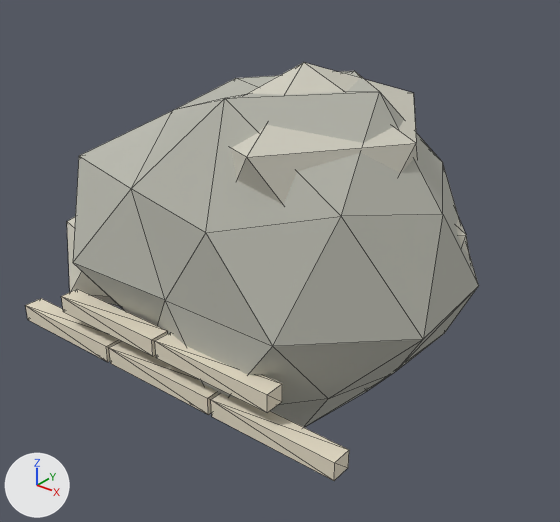
The glTF model assets/game/environment/models/rock_coastal_a.glb, before and after one commit.
One viewpoint serves both versions: a 50 mm lens placed at (2.32, -2.85, 2.5), pointed at (0.07, -0.04, 0.75). The axes (+X, +Y, +Z) are drawn at lower left. The lights are the same throughout. The picture after the commit comes second. Mesh edges are drawn as thin lines. Vertices at exactly the same position are counted once.

The first picture shows 'rock_coastal_a'.
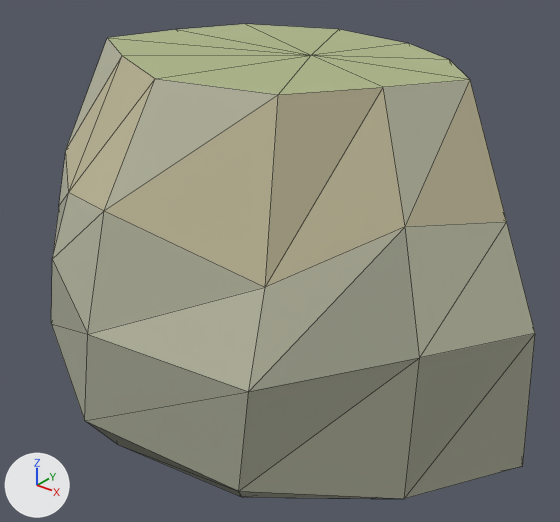
Diff of the bpy script that builds the scene:
```diff
--- a/assets/game/environment/models/rock_coastal_a.glb.py
+++ b/assets/game/environment/models/rock_coastal_a.glb.py
@@ mat_coast_stone_light @@
 mat_coast_stone_light = principled_material('Coast_stone_light')
-mat_coast_stone_light.base_color = (0.64, 0.62, 0.53)  # light grey #d1cec0
+mat_coast_stone_light.base_color = (0.48, 0.48, 0.36)  # grey #b8b8a2
 mat_coast_stone_light.roughness = 0.85
@@ mat_coast_stone @@
 mat_coast_stone = principled_material('Coast_stone')
-mat_coast_stone.base_color = (0.48, 0.48, 0.42)  # grey #b8b8ad
+mat_coast_stone.base_color = (0.36, 0.37, 0.28)  # grey #a2a490
 mat_coast_stone.roughness = 0.85
@@ mat_coast_sand @@
 mat_coast_sand = principled_material('Coast_sand')
-mat_coast_sand.base_color = (0.79, 0.72, 0.57)  # pale yellow #e6ddc7
+mat_coast_sand.base_color = (0.53, 0.49, 0.32)  # beige #c0ba99
 mat_coast_sand.roughness = 0.85
@@ mat_coast_stone_dark @@
+mat_coast_stone_dark = principled_material('Coast_stone_dark')
+mat_coast_stone_dark.base_color = (0.24, 0.25, 0.19)  # grey #868979
+mat_coast_stone_dark.roughness = 0.85
@@ mat_coast_sage @@
+mat_coast_sage = principled_material('Coast_sage')
+mat_coast_sage.base_color = (0.42, 0.47, 0.25)  # greyish green #adb689
+mat_coast_sage.roughness = 0.85
@@ me_icosphere_138 @@
 # used by ob_rock_coastal_a; location = (0.0, 0.0, 0.0)
-me_icosphere_138.from_pydata(...)  # 130 vertices, 220 faces; spans x -1.09..1.09, y -0.86..0.86, z 0.0..1.8
+me_icosphere_138.from_pydata(...)  # 56 vertices, 108 faces; spans x -1.47..1.47, y -1.13..1.13, z 0.0..1.8
+# me_icosphere_138 part 1: the loose piece of 42 vertices spanning x -0.95..1.09, y -0.82..0.86, z 0.0..1.73 is rebuilt with 56 vertices and now spans x -1.47..1.47, y -1.13..1.13, z 0.0..1.8
+# me_icosphere_138 part 2: 9 loose pieces with 88 vertices, spanning x -1.09..1.0, y -0.86..0.67, z 0.36..1.8, are deleted
 me_icosphere_138.materials.append(mat_coast_stone_light)
@@ me_icosphere_138 @@
 me_icosphere_138.materials.append(mat_coast_sand)
+me_icosphere_138.materials.append(mat_coast_stone_dark)  # grey #868979
+me_icosphere_138.materials.append(mat_coast_sage)  # greyish green #adb689
```

Changed parts and their boxes (x1, y1, x2, y2) in the pictures (560 x 522 px):
'rock_coastal_a', recoloured, reshaped (7% wider, 13% taller)
    before: (26, 62, 479, 481)
    after: (51, 24, 535, 499)
part 1 of me_icosphere_138, rebuilt (19% wider, 33% taller)
    before: (73, 71, 479, 427)
    after: (51, 24, 535, 499)
part 2 of me_icosphere_138, deleted
    before: (26, 62, 470, 481)
